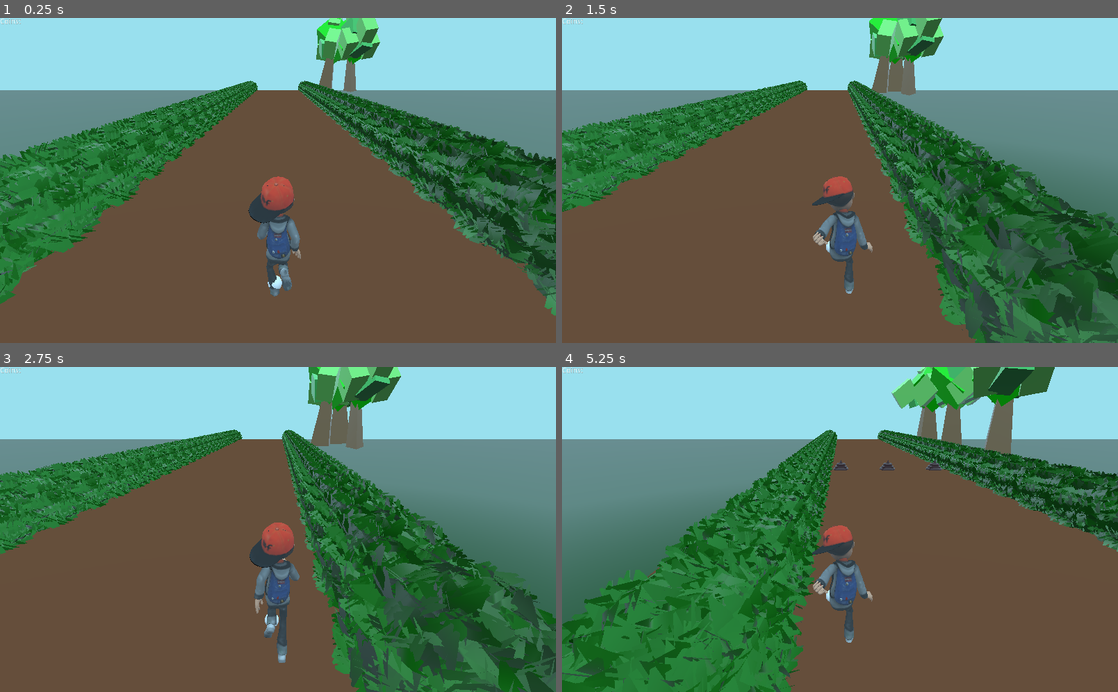
Above: before the commit, frames 1-4 (two rows, left to right).
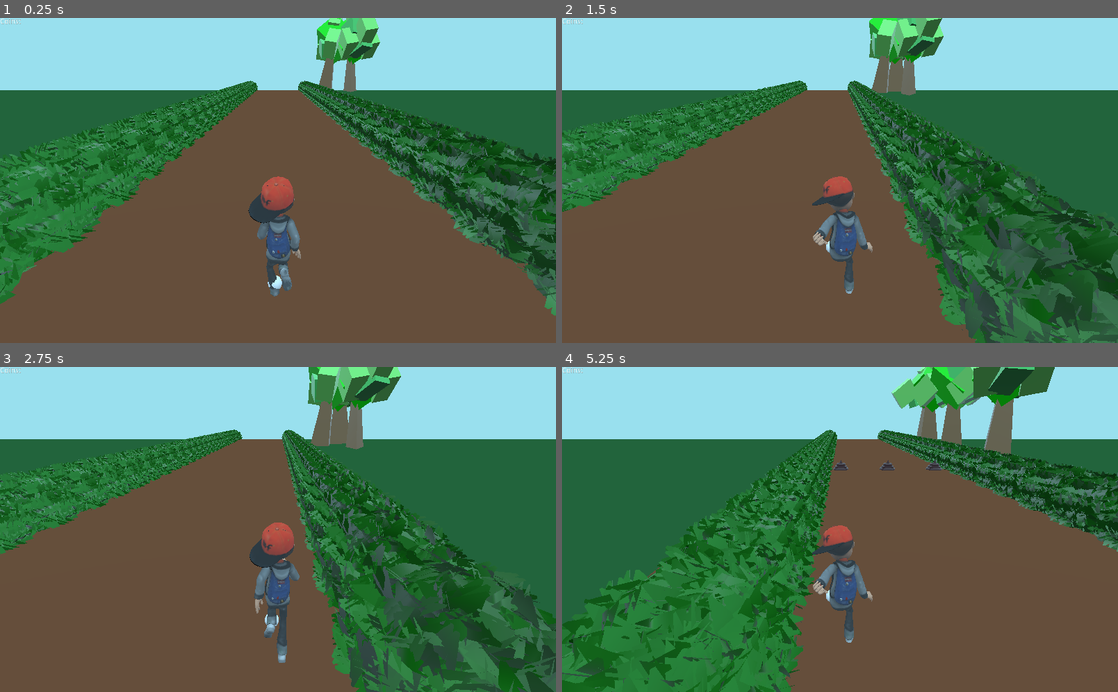
Above: after the commit, the same moments.

Repository: moaibad/Escape-from-Monkey
Game: Godot game, scene res://scenes/level.tscn
Two runs of this game, one before a commit and one after it. Both use one fixed random seed, a clock stepped at 60 frames per second and the inputs below.
Inputs:
- Up to frame 1 (0.25 s): no input
- Up to frame 2 (1.5 s): hold D (move_right) 0.53-1.28 s; tap Space (jump) at 0.77 s; hold A (move_left) from 1.28 s (still down)
- Up to frame 3 (2.75 s): tap Space (jump) at 1.52 s; release A (move_left) at 2.03 s; hold D (move_right) from 2.03 s (still down)
- Up to frame 4 (5.25 s): tap Space (jump) at 3.02, 3.77, 4.52 s; release D (move_right) at 3.53 s; hold A (move_left) from 3.53 s (still down)

The runs differ from the first frame. In frame 1, 8.3% of the frame differs, in the area x 0-100%, y 22-44%; in frame 2, 11%; in frame 3, 13%; in frame 4, 14%, in the area x 0-100%, y 22-73%.

Commit message:
update texture

Diff:
--- a/scenes/level.tscn
+++ b/scenes/level.tscn
@@ -1,6 +1,6 @@
 [gd_scene load_steps=6 format=2]
 
-[ext_resource path="res://models/cartoon-assets/assets/GroundCopt.material" type="Material" id=1]
+[ext_resource path="res://scenes/tanah_dalam.tres" type="Material" id=1]
 [ext_resource path="res://scenes/player/player_scene.tscn" type="PackedScene" id=2]
 [ext_resource path="res://scripts/level.gd" type="Script" id=5]
 
@@ -10,7 +10,7 @@
 subdivide_depth = 50
 
 [sub_resource type="SpatialMaterial" id=2]
-albedo_color = Color( 0.517647, 0.298039, 0.176471, 1 )
+albedo_color = Color( 0.14902, 0.388235, 0.180392, 1 )
 
 [node name="level" type="Node"]
 script = ExtResource( 5 )
@@ -33,17 +33,17 @@
 [node name="planet" type="MeshInstance" parent="."]
 transform = Transform( 0.172735, 0, 0, 0, 1, 0, 0, 0, 1, 0.00986814, -0.00666285, 0.00672865 )
 mesh = SubResource( 1 )
-material/0 = SubResource( 2 )
+material/0 = ExtResource( 1 )
 
 [node name="planet2" type="MeshInstance" parent="."]
 transform = Transform( 1, 0, 0, 0, 1, 0, 0, 0, 1, 46.7152, -0.00715113, 0.0958095 )
 mesh = SubResource( 1 )
-material/0 = ExtResource( 1 )
+material/0 = SubResource( 2 )
 
 [node name="planet3" type="MeshInstance" parent="."]
-transform = Transform( 1, 0, 0, 0, 1, 0, 0, 0, 1, -46.8987, -0.00632716, 0.125698 )
+transform = Transform( 1, 0, 0, 0, 1, 0, 0, 0, 1, -46.4598, -0.00715113, 0.0958095 )
 mesh = SubResource( 1 )
-material/0 = ExtResource( 1 )
+material/0 = SubResource( 2 )
 
 [connection signal="timeout" from="spawn_timer" to="." method="_on_spawn_timer_timeout"]
 [connection signal="timeout" from="spawn_env_timer" to="." method="_on_spawn_env_timer_timeout"]
--- /dev/null
+++ b/scenes/tanah_dalam.tres
@@ -0,0 +1,4 @@
+[gd_resource type="SpatialMaterial" format=2]
+
+[resource]
+albedo_color = Color( 0.517647, 0.298039, 0.176471, 1 )
